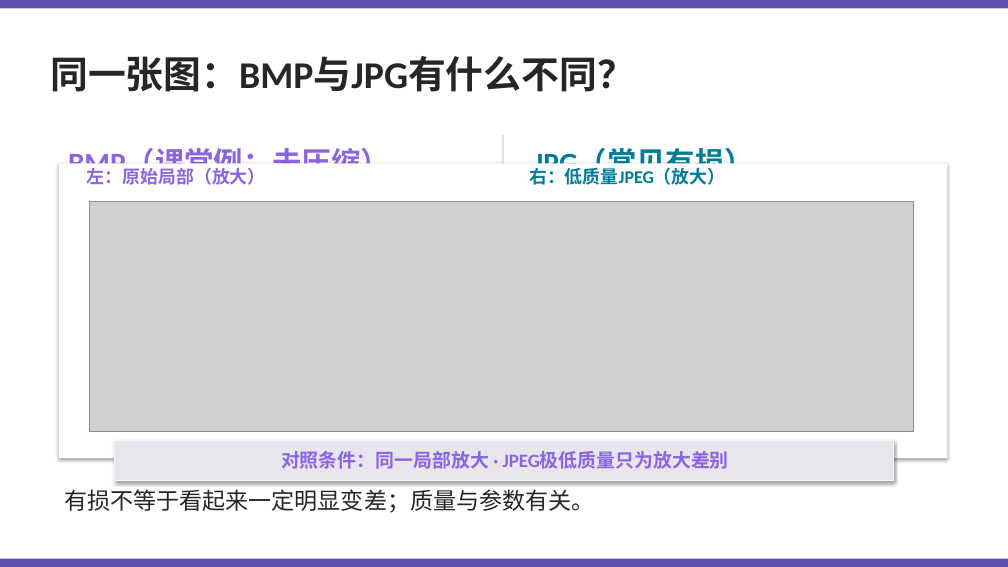
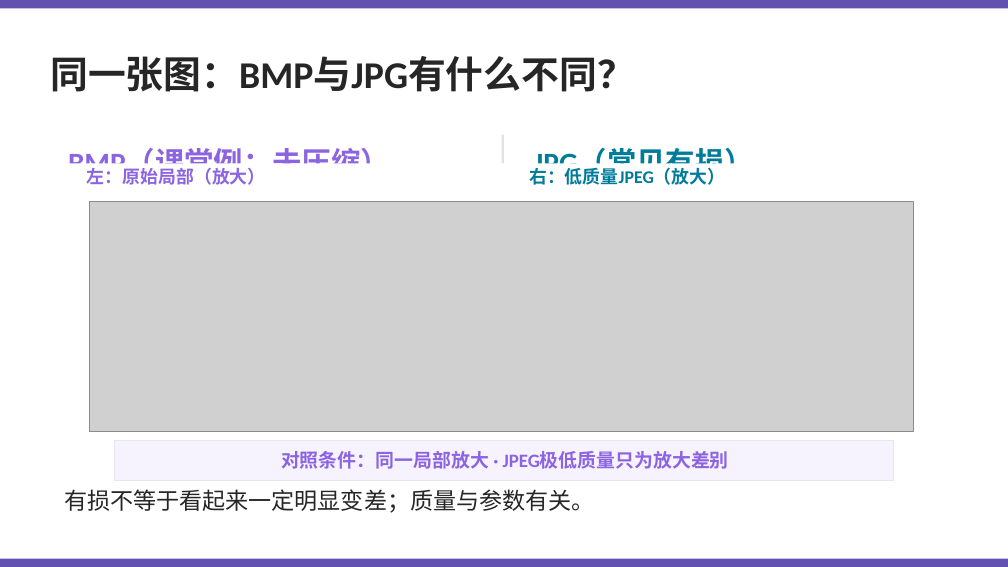
Before and after one commit to Kunonepeng/shtick, a slide deck: slide 66 of 1-2-encoding/1-2-3-audio-encoding-v2/1-2-3-audio-encoding-v8.6.gpt.pptx. Drawn at 1008x567 pixels with LibreOffice and Linux fonts; fonts in the diff are those of the drawing; grey boxes stand for pictures. Boxes give left, top, right and bottom in pixels: in the first picture for what was removed or moved away, otherwise in the second. Text is boxed around its words. In the diff, an @@ line names an element or a change of style, - is before the commit and + after.

```diff
--- a/1-2-encoding/1-2-3-audio-encoding-v2/1-2-3-audio-encoding-v8.6.gpt.pptx
+++ b/1-2-encoding/1-2-3-audio-encoding-v2/1-2-3-audio-encoding-v8.6.gpt.pptx
@@ rectangle at (x1=59, y1=163, x2=948, y2=458): shadow off @@
@@ rectangle at (x1=115, y1=441, x2=894, y2=481): fill #E6E6EC to #F6F3FF; outline #F6F3FF 1 pt to #E6E6EC 1 pt; shadow off @@
```
Also in this commit, not shown: 11 other slides changed, 12 other files.
